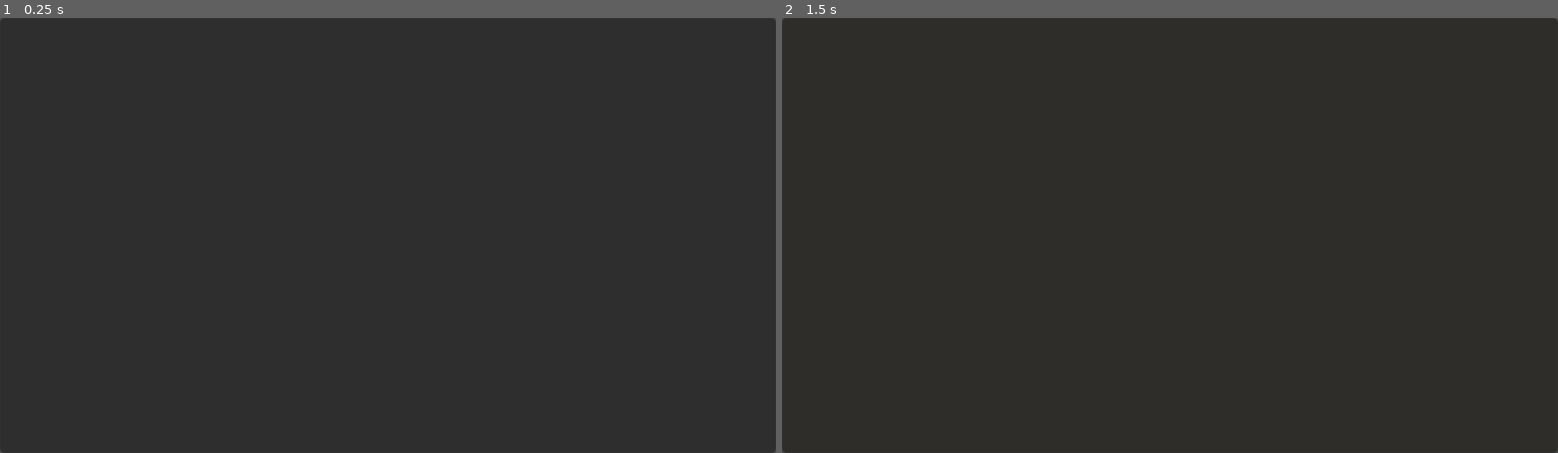
Above: before the commit, frames 1-2 (left to right).
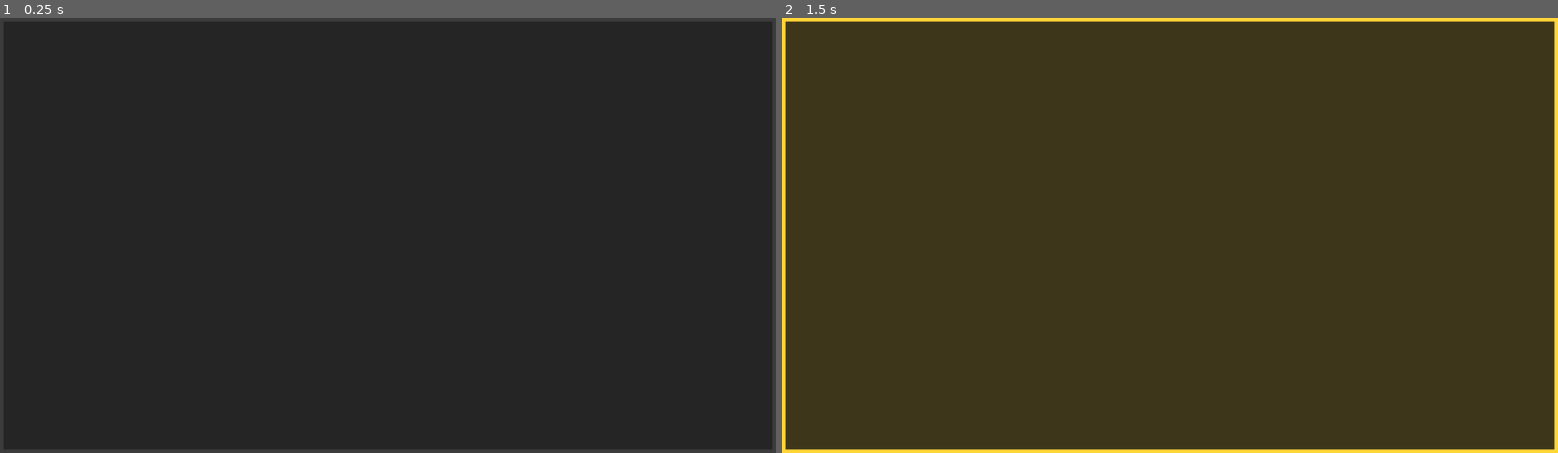
Above: after the commit, the same moments.

Repository: TheKangGaming/bloomblight
Game: Godot game, scene res://scenes/ui/inventory_slot.tscn
Two runs of this game, one before a commit and one after it. Both use one fixed random seed, a clock stepped at 60 frames per second and the inputs below. This scene is started directly instead of the project's main scene.
Inputs (mouse positions are in pixels of both pictures, inside the frame that each line leads up to):
- Up to frame 1 (0.25 s): no input
- Up to frame 2 (1.5 s): tap Enter (menu_toggle) at 0.5 s; hold D (right) 0.53-1.28 s; tap Space (action) at 0.6 s; click (1170, 235) at 0.67 s; tap E (confirm) at 1.25 s; move the mouse to (1014, 257) at 1.27 s; hold S (down) from 1.28 s (still down); click (1014, 257) at 1.35 s

The runs differ from the first frame. In frame 2, 2.8% of the frame differs, in the area x 0-100%, y 0-100%.

Commit message:
Add visible focus highlight for inventory slots

Diff:
--- a/scenes/ui/inventory_slot.gd
+++ b/scenes/ui/inventory_slot.gd
@@ -23,6 +23,10 @@
 var _focus_tooltip: PanelContainer
 const FOCUS_TINT := Color(1.0, 0.95, 0.72, 1.0)
 const DEFAULT_TINT := Color(1, 1, 1, 1)
+const FOCUS_BORDER_COLOR := Color(1.0, 0.88, 0.3, 1.0)
+const DEFAULT_BORDER_COLOR := Color(0.23, 0.23, 0.23, 0.95)
+const FOCUS_BG_COLOR := Color(0.24, 0.22, 0.13, 0.95)
+const DEFAULT_BG_COLOR := Color(0.12, 0.12, 0.12, 0.86)
 
 func _ready():
 	focus_mode = Control.FOCUS_ALL
@@ -30,6 +34,7 @@
 	focus_exited.connect(_on_focus_exited)
 	mouse_entered.connect(_on_focus_entered)
 	mouse_exited.connect(_on_focus_exited)
+	_apply_focus_visual(false)
 
 	# Define where everything lives.
 	# Format: ItemEnum : [TextureResource, Vector2i(Column, Row)]
@@ -90,12 +95,29 @@
 	_hide_focus_tooltip(true)
 
 func _on_focus_entered() -> void:
-	self_modulate = FOCUS_TINT
+	_apply_focus_visual(true)
 	_show_focus_tooltip()
 
 func _on_focus_exited() -> void:
-	self_modulate = DEFAULT_TINT
+	_apply_focus_visual(false)
 	_hide_focus_tooltip()
+
+func _apply_focus_visual(is_focused: bool) -> void:
+	self_modulate = FOCUS_TINT if is_focused else DEFAULT_TINT
+
+	var style := StyleBoxFlat.new()
+	style.content_margin_left = 2
+	style.content_margin_right = 2
+	style.content_margin_top = 2
+	style.content_margin_bottom = 2
+	style.bg_color = FOCUS_BG_COLOR if is_focused else DEFAULT_BG_COLOR
+	style.border_width_left = 2
+	style.border_width_right = 2
+	style.border_width_top = 2
+	style.border_width_bottom = 2
+	style.border_color = FOCUS_BORDER_COLOR if is_focused else DEFAULT_BORDER_COLOR
+
+	add_theme_stylebox_override("panel", style)
 
 func _show_focus_tooltip() -> void:
 	if tooltip_text.is_empty():
